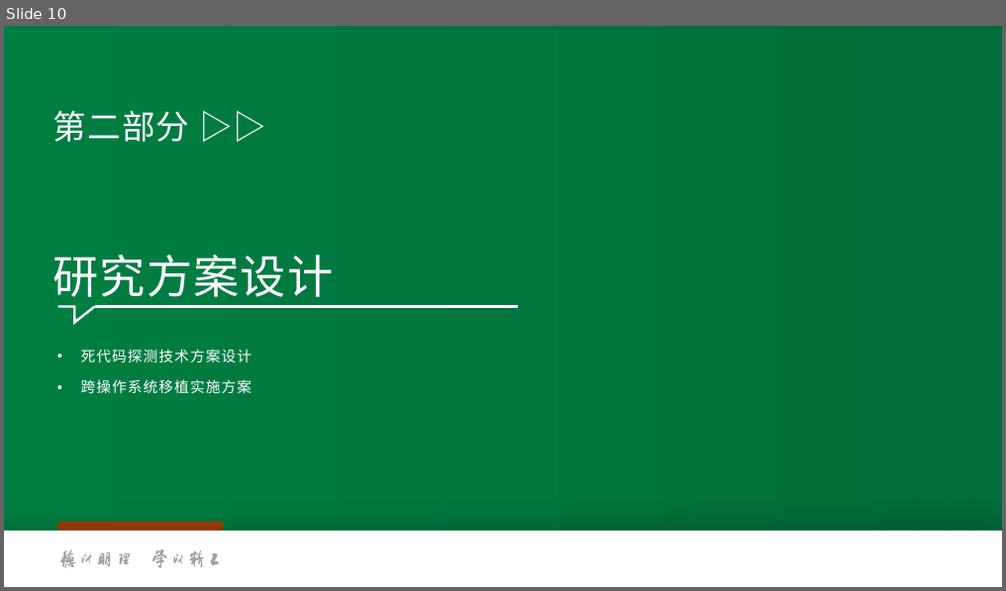
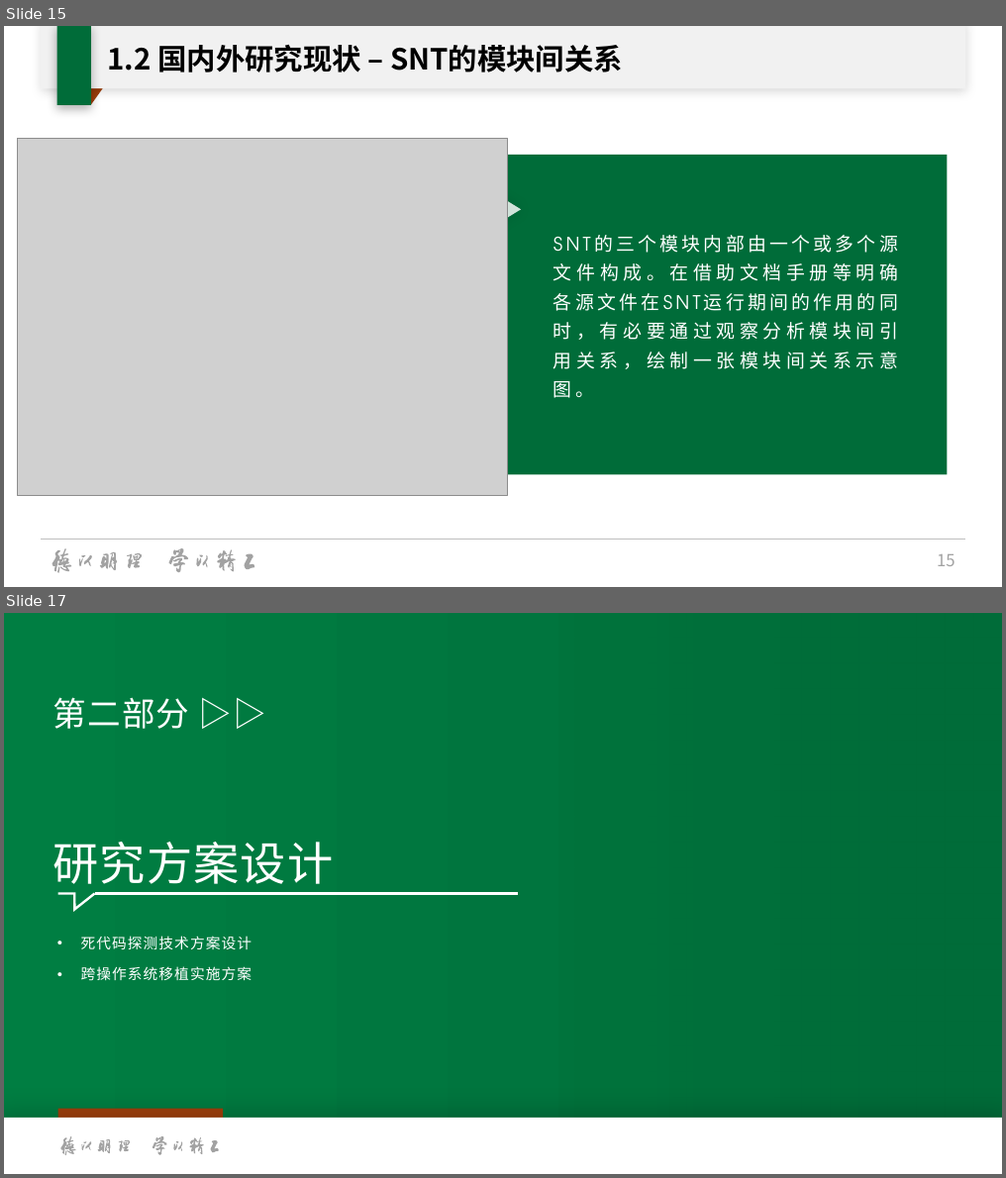
Before and after one commit to oscourse-tsinghua/openingreport-fze2023, a slide deck: slide.pptx. Shown one above the other, each under a label of ours: slide 10 before the commit, slides 15 and 17 after it; the slides between them are not shown. The pictures are 1006x591 and 1006x1178 pixels, drawn with LibreOffice and Linux fonts; fonts in the diff are those of the drawing; grey boxes stand for pictures; background and template pictures are left out. Boxes give left, top, right and bottom in pixels: in the first picture for what was removed or moved away, otherwise in the second. Text is boxed around its words. In the diff, an @@ line names an element or a change of style, - is before the commit and + after.

```diff
--- a/slide.pptx
+++ b/slide.pptx
@@ slide 15 added at [4,26,1002,587], background #FFFFFF @@
@@ rectangle added at [40,26,965,89], fill #FFFFFF @@
@@ rectangle added at [40,26,965,88], fill #A2A2A2 at 15% opacity @@
@@ rectangle added at [57,26,91,105], fill #006C39 @@
@@ title added at [108,45,623,73], 28 pt, text #000000, bold @@
+1.2 国内外研究现状 – SNT的模块间关系
@@ parallelogram added at [57,66,119,105], fill #A13F0B @@
@@ picture added at [18,138,508,495] @@
@@ rectangle added at [57,155,947,475], fill #006C39 @@
@@ triangle added at [495,193,522,226], fill #FFFFFF at 82% opacity @@
@@ text added at [553,264,898,398], 18 pt, text #FFFFFF @@
+SNT的三个模块内部由一个或多个源文件构成。在借助文档手册等明确各源文件在SNT运行期间的作用的同时，有必要通过观察分析模块间引用关系，绘制一张模块间关系示意图。
@@ line added from (40, 539) to (966, 539), #BFBFBF 0.5 pt @@
@@ group added at [52,549,255,573]: 16 freeform shapes @@
@@ page number added at [937,555,955,567], 16 pt, text #A2A2A2 @@
+15
@@ what was slide 10 is now slide 17 @@
```
Also in this commit, not shown: 2 slides changed, 6 other slides added, 1 other file.
